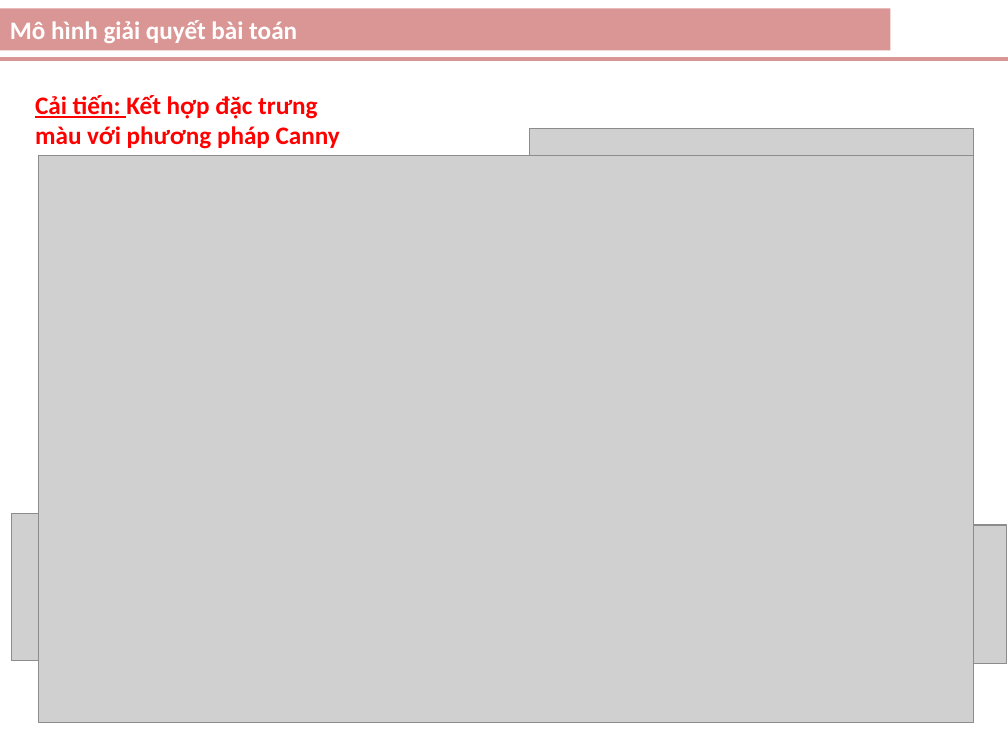
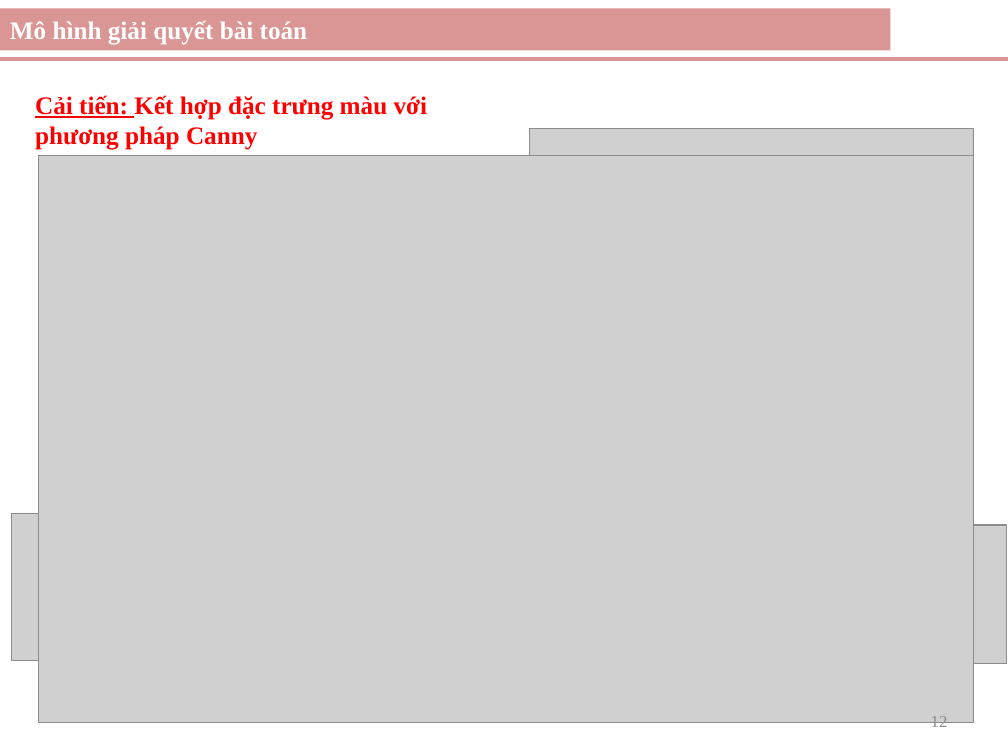
Before and after one commit to vniu/sign-traffic-recognition, a slide deck: slide 12 of doc/LuanVan.pptx (slide 11 before the commit). Drawn at 1008x756 pixels with LibreOffice and Linux fonts; fonts in the diff are those of the drawing; grey boxes stand for pictures. Boxes give left, top, right and bottom in pixels: in the first picture for what was removed or moved away, otherwise in the second. Text is boxed around its words. In the diff, an @@ line names an element or a change of style, - is before the commit and + after.

```diff
--- a/doc/LuanVan.pptx
+++ b/doc/LuanVan.pptx
@@ rectangle "Mô hình giải quyết bài ..." at <box>0,8,890,50</box>: font Calibri to Times New Roman @@
@@ text "Cải tiến: Kết hợp đặc ..." at <box>35,95,427,150</box>: font Calibri to Times New Roman @@
@@ page number added at <box>931,716,948,732</box>, 12 pt, text #8C8C8C @@
+12
```
Also in this commit, not shown: 14 other slides changed, 4 slides added, 1 other file.
